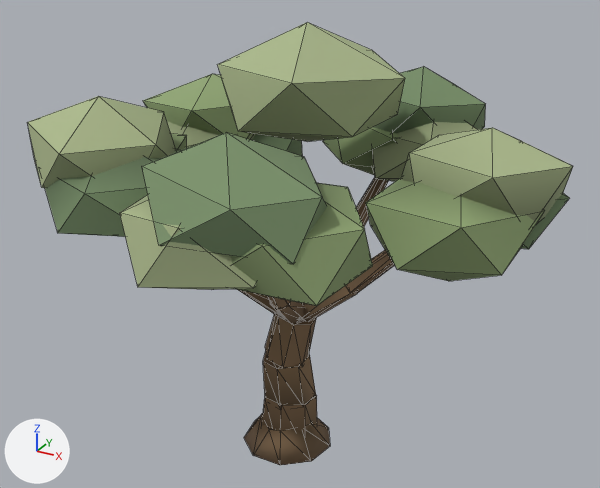
The glTF model public/assets/models/olive.glb as it was, and as the next commit left it.
Camera for both pictures: a 50 mm lens placed at (2.78, -4.86, 4.18), pointed at (0.08, 0.05, 1.72). Lighting does not change. The marker at lower left points along +X, +Y and +Z. The first picture is the older version. Mesh edges are drawn as thin lines. Vertices at exactly the same position are counted once.

Names of what the first picture shows: 'olive.006'.
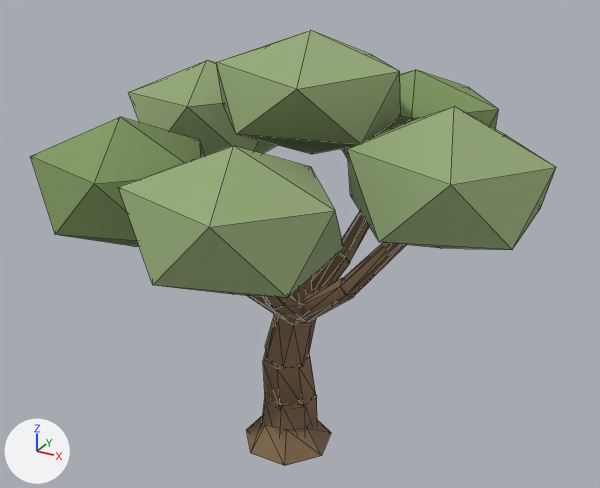
What differs and where, as boxes (x1, y1, x2, y2) in the pictures (600 x 488 px; the box of a moved part takes in the faces that stretch with it):
'olive.006', reshaped: before (28, 22, 573, 465); after (30, 30, 556, 465)
part 1 of me_cone_2633, moved or reshaped (not visible before): after (301, 278, 354, 322)
part 2 of me_cone_2633, moved or reshaped (mostly hidden before): before (268, 296, 290, 309); after (341, 242, 406, 295)
part 3 of me_cone_2633, moved or reshaped: before (356, 178, 388, 226); after (339, 211, 370, 261)
part 4 of me_cone_2633, moved or reshaped (not visible afterwards): before (346, 250, 394, 293)
part 5 of me_cone_2633, rebuilt: before (167, 121, 256, 148); after (128, 60, 277, 155)
part 6 of me_cone_2633, rebuilt: before (218, 22, 405, 142); after (216, 30, 401, 154)
part 7 of me_cone_2633, rebuilt (mostly hidden before): before (171, 134, 187, 150); after (30, 117, 205, 247)
part 8 of me_cone_2633, rebuilt: before (372, 122, 478, 182); after (342, 70, 498, 158)
part 9 of me_cone_2633, rebuilt: before (120, 195, 256, 290); after (119, 146, 344, 298)
part 10 of me_cone_2633, rebuilt: before (366, 177, 545, 281); after (347, 106, 556, 250)
part 11 of me_cone_2633, deleted: before (28, 67, 573, 264)
part 12 of me_cone_2633, moved or reshaped: before (244, 413, 330, 465); after (246, 415, 331, 465)
part 13 of me_cone_2633, cut back: before (45, 149, 569, 324); after (246, 253, 350, 323)
part 14 of me_cone_2633, recoloured: before (245, 293, 330, 446); after (246, 277, 321, 455)

The change, as a diff of the scene's bpy script:
```diff
--- a/public/assets/models/olive.glb.py
+++ b/public/assets/models/olive.glb.py
@@ me_cone_2633 @@
-me_cone_2633.from_pydata(...)  # 400 vertices, 672 faces; spans x -1.62..1.94, y -1.73..1.81, z -0.03..3.3
+me_cone_2633.from_pydata(...)  # 276 vertices, 464 faces; spans x -1.66..1.86, y -1.65..1.7, z -0.03..3.26
+# me_cone_2633 part 1: the loose piece of 12 vertices spanning x -0.38..0.13, y -0.05..0.34, z 1.06..1.55 is turned -153.8 degrees about the z axis through its middle, then moved by (0.4, -0.12, 0.0)
+# me_cone_2633 part 2: the loose piece of 12 vertices spanning x 0.11..0.37, y -0.97..-0.34, z 1.44..2.19 is turned 69.8 degrees about the z axis through its middle, then moved by (0.53, 0.62, 0.0)
+# me_cone_2633 part 3: the loose piece of 12 vertices spanning x 0.13..0.41, y 0.41..1.03, z 1.44..2.11 is multiplied about its middle by the matrix ((1.055, 0.101, -0.022), (-0.102, 1.054, -0.051), (0.017, 0.053, 1.059)), then moved by (0.06, -0.02, 0.03)
+# me_cone_2633 part 4: the loose piece of 12 vertices spanning x 0.46..1.1, y -0.02..0.11, z 1.44..2.06 is multiplied about its middle by the matrix ((-1.011, -0.512, 0.125), (0.509, -1.018, -0.059), (0.138, 0.004, 1.132)), then moved by (-1.36, 0.3, 0.07)
+# me_cone_2633 part 5: the loose piece of 12 vertices spanning x -1.62..-0.58, y 0.01..0.96, z 1.86..2.58 is rebuilt with 12 vertices and now spans x -1.66..-0.34, y -0.04..1.13, z 1.99..2.88
+# me_cone_2633 part 6: the loose piece of 12 vertices spanning x -0.46..0.8, y -0.54..0.63, z 2.49..3.3 is rebuilt with 12 vertices and now spans x -0.54..0.8, y -0.52..0.7, z 2.41..3.26
+# me_cone_2633 part 7: the loose piece of 12 vertices spanning x -1.56..-0.55, y -1.06..-0.04, z 1.88..2.59 is rebuilt with 12 vertices and now spans x -1.55..-0.24, y -1.22..-0.11, z 1.77..2.73
+# me_cone_2633 part 8: the loose piece of 12 vertices spanning x 0.1..1.13, y 0.62..1.68, z 1.93..2.62 is rebuilt with 12 vertices and now spans x -0.15..1.18, y 0.5..1.7, z 1.96..2.85
+# me_cone_2633 part 9: the loose piece of 12 vertices spanning x -0.31..0.73, y -1.73..-0.73, z 1.93..2.69 is rebuilt with 12 vertices and now spans x -0.35..0.94, y -1.65..-0.52, z 1.88..2.82
+# me_cone_2633 part 10: the loose piece of 12 vertices spanning x 0.73..1.83, y -0.6..0.4, z 1.81..2.58 is rebuilt with 12 vertices and now spans x 0.53..1.86, y -0.66..0.51, z 1.97..2.91
+# me_cone_2633 part 11: 7 loose pieces with 84 vertices, spanning x -1.62..1.94, y -1.7..1.81, z 1.8..2.94, are deleted
+# me_cone_2633 part 12
+# 8 vertices are removed from x -0.2..0.31, y -0.34..0.28, z 0.0..0.22
+# 28 faces are deleted
+# 9 vertices move from x -0.35..0.35, y -0.18..0.28, z 0.0..0.2 to x -0.35..0.35, y -0.32..0.22, z 0.0..0.2
+# 4 vertices are added at (-0.01, 0.18, 0.21), (0.28, 0.22, 0.0), (0.16, -0.32, 0.0), (-0.09, -0.2, 0.21)
+# 20 new faces join them
+# me_cone_2633 part 13
+# 84 vertices are removed from x -1.34..1.9, y -1.58..0.74, z 1.06..2.66
+# 169 faces are deleted
+# 5 vertices move from x -0.73..0.16, y -0.62..-0.27, z 1.43..2.13 to x -0.72..0.18, y -0.61..0.5, z 1.43..2.02
+# 48 vertices are added at x -0.78..0.31, y -0.98..0.49, z 1.06..2.12
+# 109 new faces join them
+# me_cone_2633 part 14: 135 kept faces spanning x -0.72..0.35, y -0.61..0.27, z -0.03..2.02 get new vertex colours; the middle colour goes from brown #735c43 to brown #7f664b
 me_cone_2633.materials.append(mat_way_vertex_palette)
```
